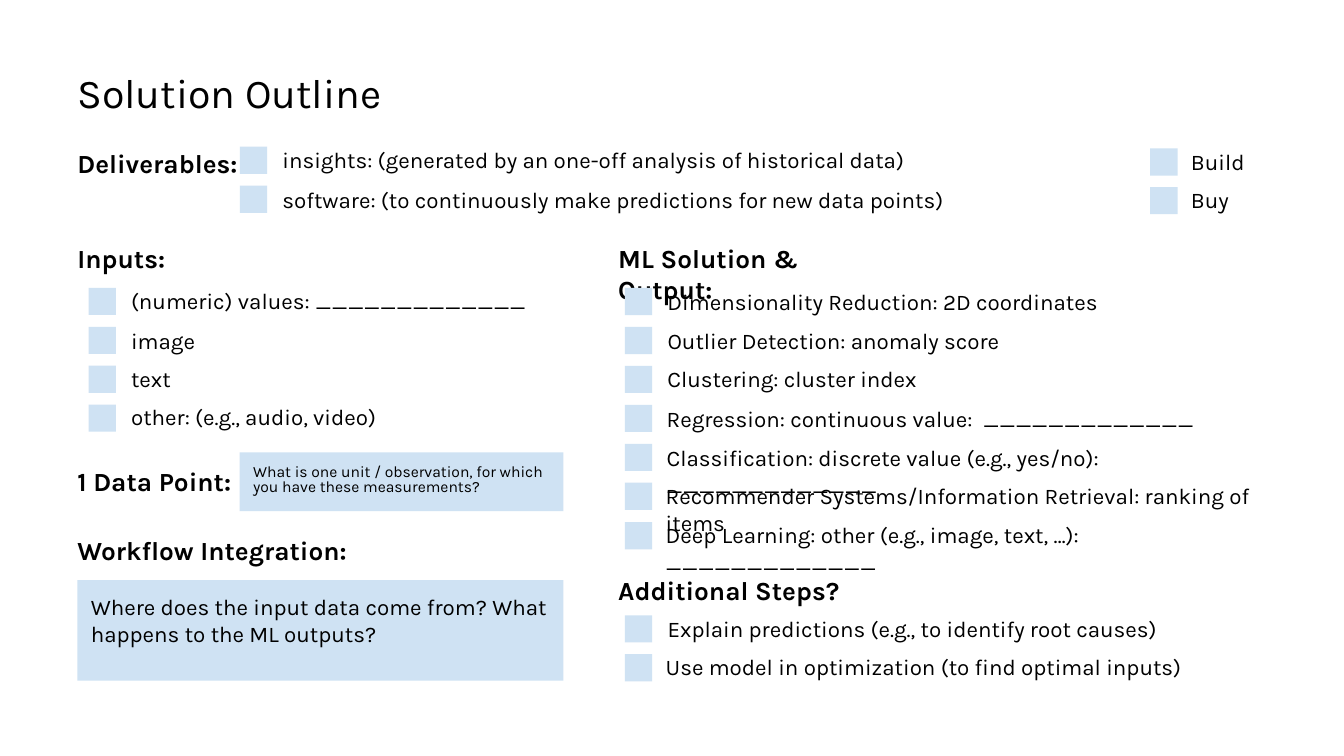
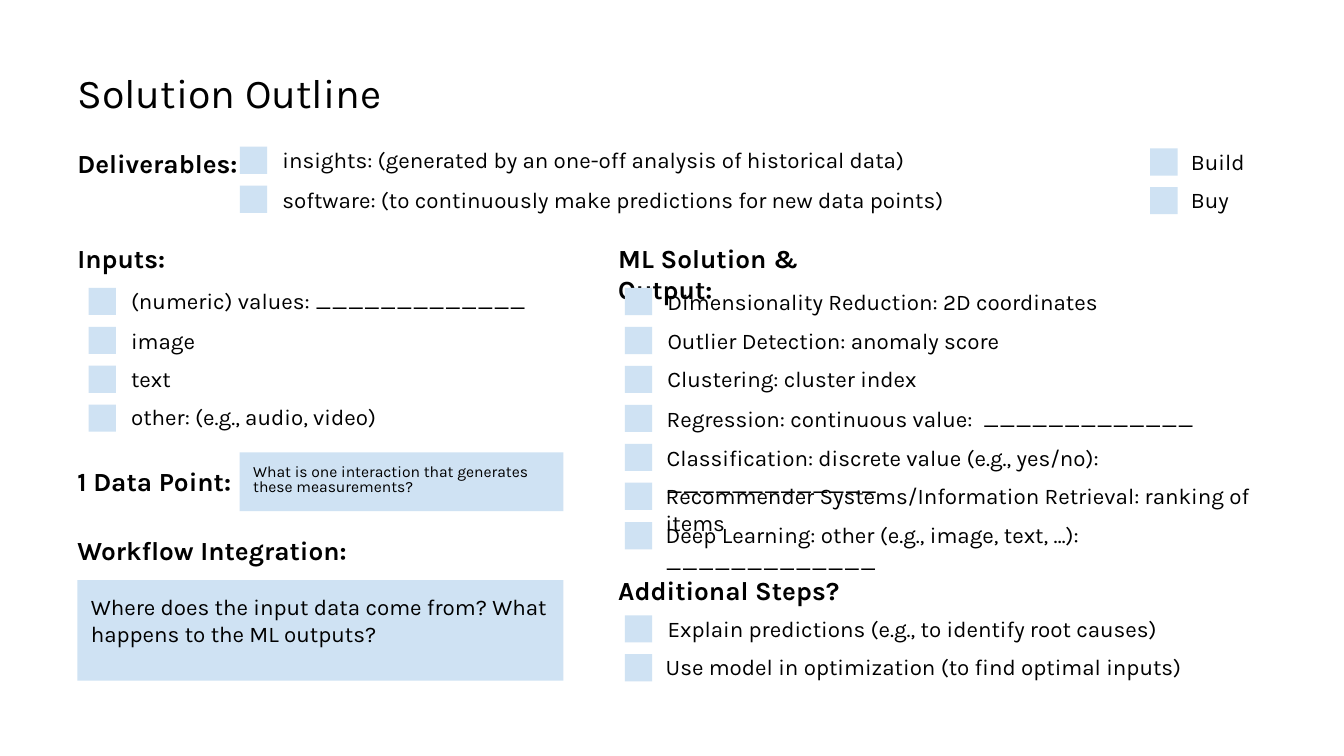
Before and after one commit to cod3licious/cod3licious.github.io, a slide deck: slide 3 of mlws_resources/exercise_your_ml_project_template.pptx. Drawn at 1344x756 pixels with LibreOffice and Linux fonts; fonts in the diff are those of the drawing. Boxes give left, top, right and bottom in pixels: in the first picture for what was removed or moved away, otherwise in the second. Text is boxed around its words. In the diff, an @@ line names an element or a change of style, - is before the commit and + after.

```diff
--- a/mlws_resources/exercise_your_ml_project_template.pptx
+++ b/mlws_resources/exercise_your_ml_project_template.pptx
@@ text in rectangle at [253,466,528,492]: text changed @@
-What is one unit / observation, for which you have these measurements?
+What is one interaction that generates these measurements?
```
Also in this commit, not shown: 9 other files.
